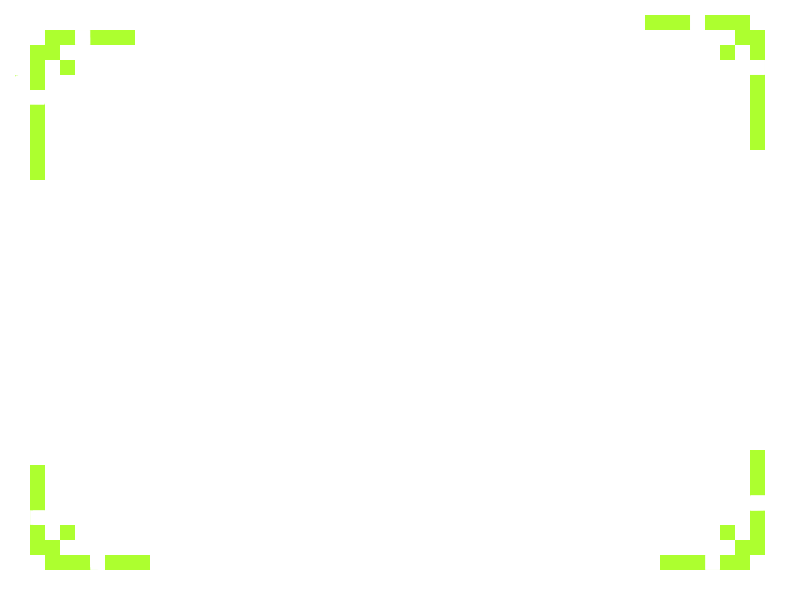
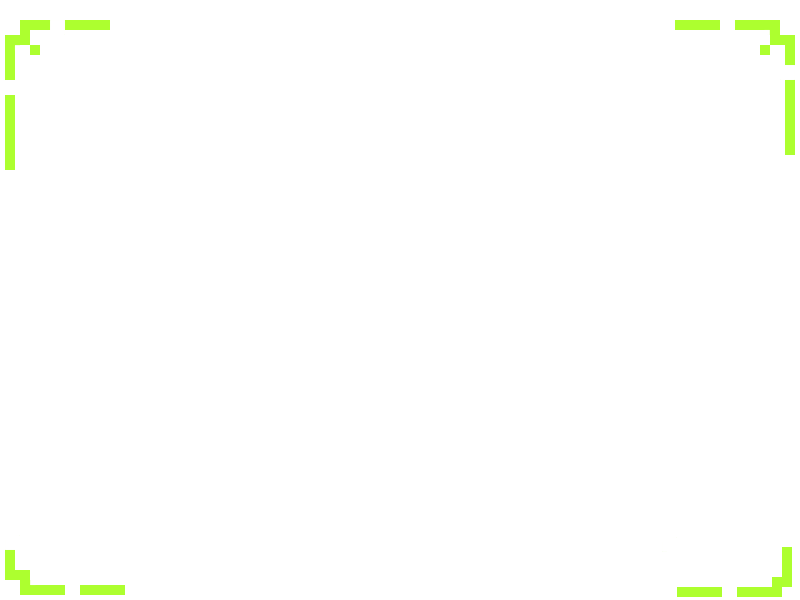
Layered file, before and after one edit (800×600). Changes by layer:
moved "Layer #4" above "Layer #3", painted on it over left=660, top=450, right=792, bottom=597
added layer "Layer #3" above "Layer #2" over left=5, top=535, right=125, bottom=595
painted on "Layer #2" over left=15, top=20, right=795, bottom=570
removed layer "Layer #5" over left=645, top=15, right=765, bottom=150
painted on "Layer #1" over left=5, top=20, right=135, bottom=180
